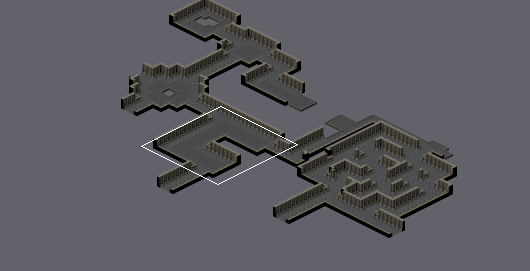
One commit to this Tiled map: tiled/dungeon/dungeon_test.tmx. The first picture is a wide view before the edit; the outline marks the close-up.
Close-up. First the earlier version:
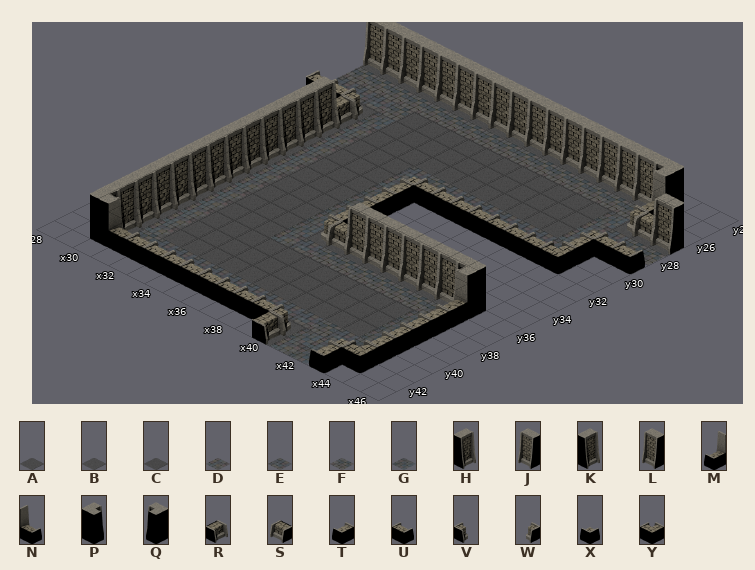
Cells are 64x32 px. Isometric: x runs down to the right, y down to the left. Shown: x 28..46, y 24..43. The commit also changed other parts of the map, which this record leaves out.
Key: from "dungeon": A 0, B 2, C 3, D 16, E 17, F 18, G 19, H 48, J 49, K 52, L 53, M 54, N 55, P 60, Q 62, R 64, S 65, T 66, U 67, V 72, W 74, X 75, Y 79.
_ is an empty cell.
Layer "background" before, first column x 28:
24 ___________________
25 AAAAAAAAAAAAAAAB___
26 FFFFFFFFFFFFFFFF___
27 EEEFAAAAAAAAAAAGBCA
28 __BGAAAAAAAAAAADEFF
29 __CDAAAAAAAAAAAD___
30 __ADAAAEFEEEEEEG___
31 __ADAAAD___________
32 __ADAAAG___________
33 __ADAAAG___________
34 __ADAAAG___________
35 __ADAAAG___________
36 __ADAAAGBCAAAAAB___
37 __ADAAADEFFFFFFF___
38 __ADAAAAAAAAAAAG___
39 __ADAAAAAAAAAAAG___
40 __ADAAAAAAAAAAAG___
41 __CFEEEEEEEEEFEF___
42 ____________BGD____
43 ____________CDG____
Layer "object" before, first column x 28:
24 ___________________
25 JJJJJJJJJJJJJJJLQ__
26 ________________M__
27 ________________WSJ
28 UUV________________
29 __R_____________XUU
30 __H_____________T__
31 __H_____XUUUUUUUY__
32 __H_____T__________
33 __H_____T__________
34 __H_____T__________
35 __H_____T__________
36 __H_____WSJJJJJLQ__
37 __H_____________M__
38 __H_____________T__
39 __H_____________T__
40 __H_____________T__
41 __K_____________T__
42 __PNUUUUUUUUV__XY__
43 ____________R__T___
Now the later version:
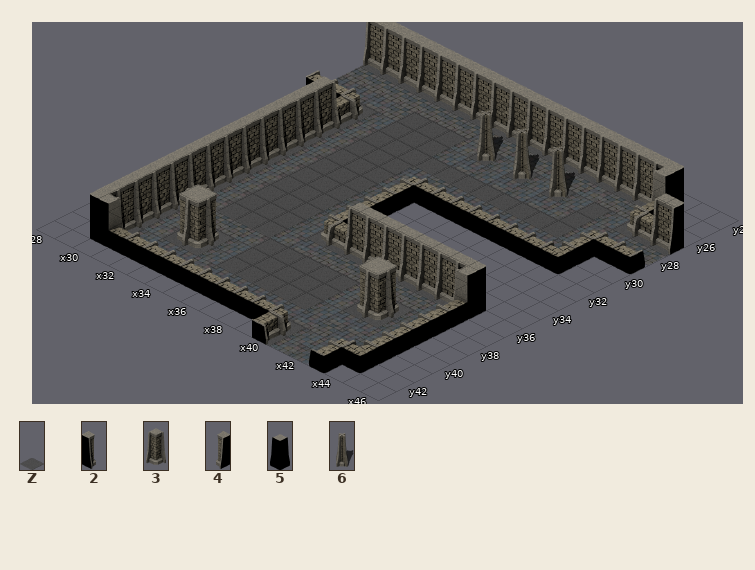
Further tiles: from "dungeon": Z 1, 2 56, 3 57, 4 58, 5 59, 6 94.
Changes in this commit:
Layer "background":
y 26: x 35 F -> E; x 37 F -> D; x 39 F -> D; x 41 F -> D
y 27: x 35..41 AAAAAAA -> DCGCGCG
y 28: x 35..41 AAAAAAA -> GEGEGED
y 37: x 40 F -> E
y 38: x 31..34 DAAA -> EFFD; x 40 A -> D; x 42 A -> Z
y 39: x 33..34 AA -> ZG; x 40..42 AAA -> DCB
y 40: x 32..34 AAA -> CBG; x 40..43 AAAG -> GEED
y 41: x 34 E -> D
Layer "object":
y 27: x 36 _ -> 6; x 38 _ -> 6; x 40 _ -> 6
y 38: x 41..42 __ -> 52
y 39: x 32..33 __ -> 52; x 41..42 __ -> 43
y 40: x 32..33 __ -> 43
